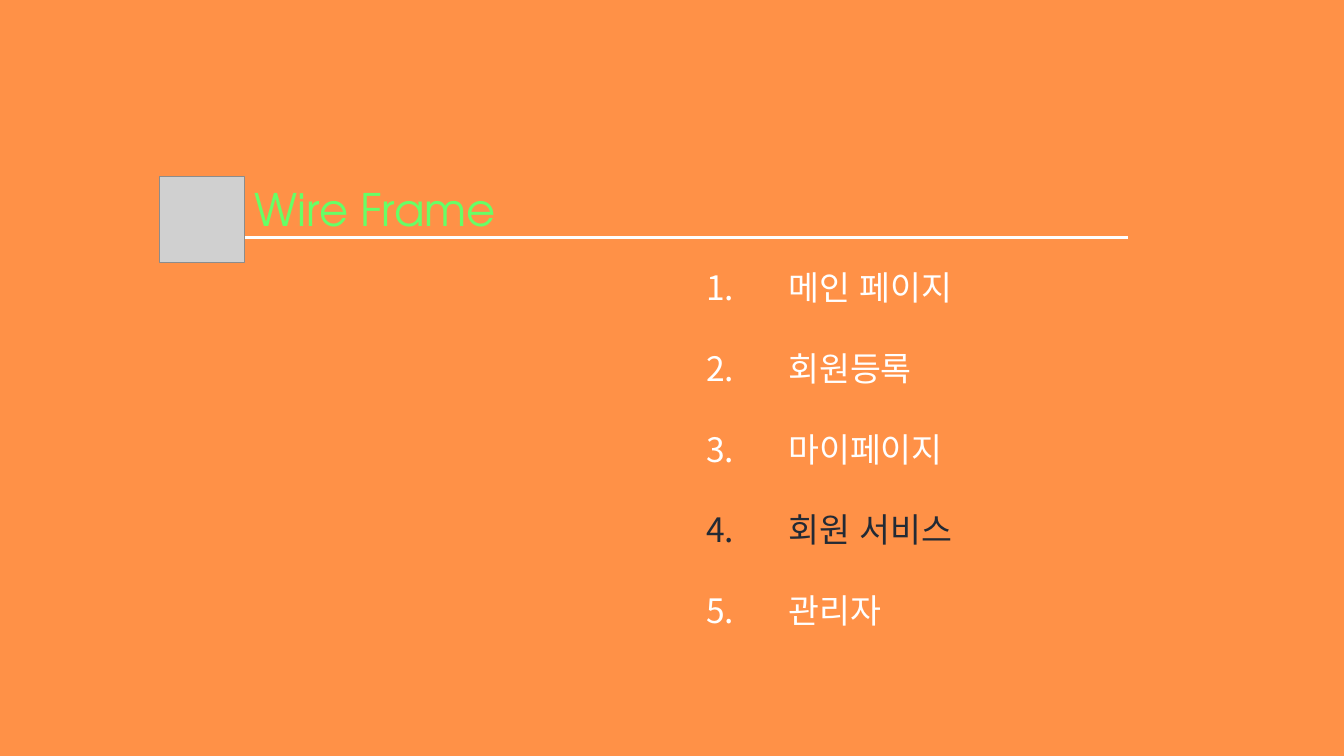
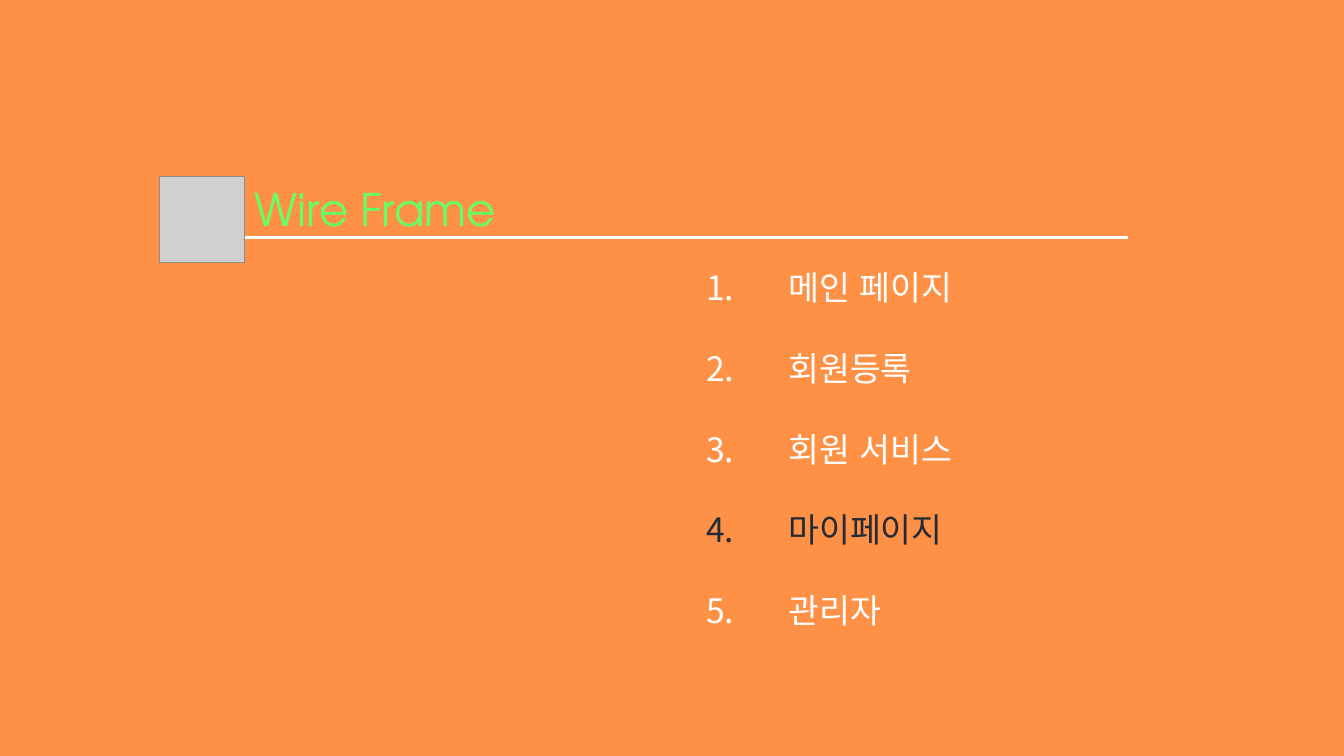
Before and after one commit to hhsw07/ezen-academy-projects, a slide deck: slide 43 of WebContent/발표자료/2차/3조 하비팩토리.pptx (slide 37 before the commit). Drawn at 1344x756 pixels with LibreOffice and Linux fonts; fonts in the diff are those of the drawing; grey boxes stand for pictures. Boxes give left, top, right and bottom in pixels: in the first picture for what was removed or moved away, otherwise in the second. Text is boxed around its words. In the diff, an @@ line names an element or a change of style, - is before the commit and + after.

```diff
--- a/WebContent/발표자료/2차/3조 하비팩토리.pptx
+++ b/WebContent/발표자료/2차/3조 하비팩토리.pptx
@@ text at (x1=788, y1=434, x2=952, y2=465): paragraph added @@
+3. 회원 서비스
@@ text at (x1=788, y1=514, x2=952, y2=545): paragraph removed @@
-4. 회원 서비스
@@ text at (x1=788, y1=514, x2=943, y2=545): text colour #FFFFFF to #222A35 in "마이페이지" @@
```
Also in this commit, not shown: 29 other slides changed, 18 slides added, 3 slides removed.
